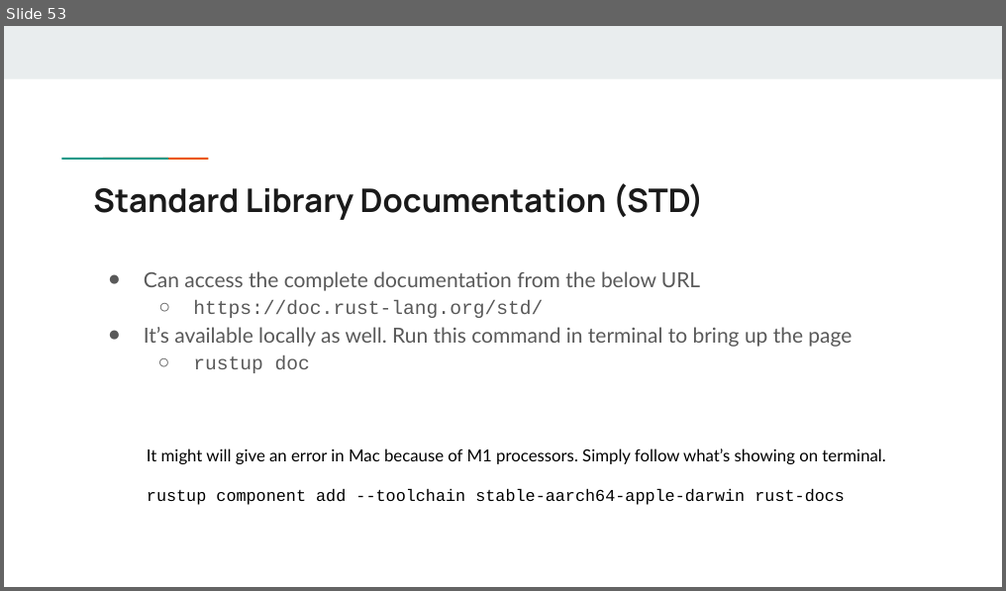
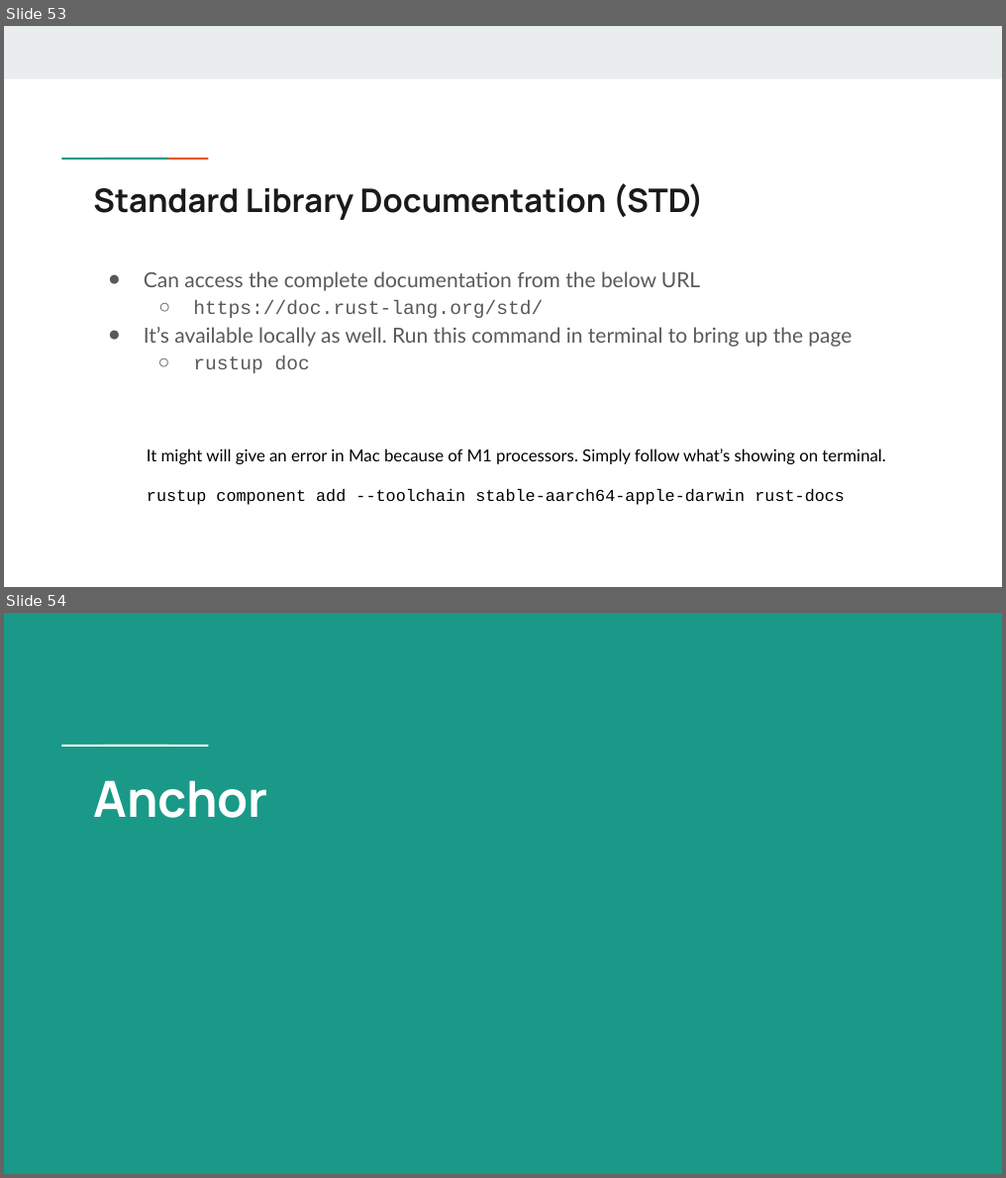
Before and after one commit to anj-powr/rust-solana-dev, a slide deck: Rust - Crash Course.pptx. Shown one above the other, each under a label of ours: slide 53 before the commit, slides 53 and 54 after it. The pictures are 1006x591 and 1006x1178 pixels, drawn with LibreOffice and Linux fonts; fonts in the diff are those of the drawing. Boxes give left, top, right and bottom in pixels: in the first picture for what was removed or moved away, otherwise in the second. Text is boxed around its words. In the diff, an @@ line names an element or a change of style, - is before the commit and + after.

```diff
--- a/Rust - Crash Course.pptx
+++ b/Rust - Crash Course.pptx
@@ slide 54 added at box(4, 613, 1002, 1174), background #1A9988 @@
@@ rectangle added at box(95, 743, 136, 748), fill #FFFFFF @@
@@ rectangle added at box(135, 743, 175, 748), fill #FFFFFF @@
@@ title added at box(93, 780, 268, 818), 36 pt, text #FFFFFF, bold @@
+Anchor
```
Also in this commit, not shown: 3 other slides added.
